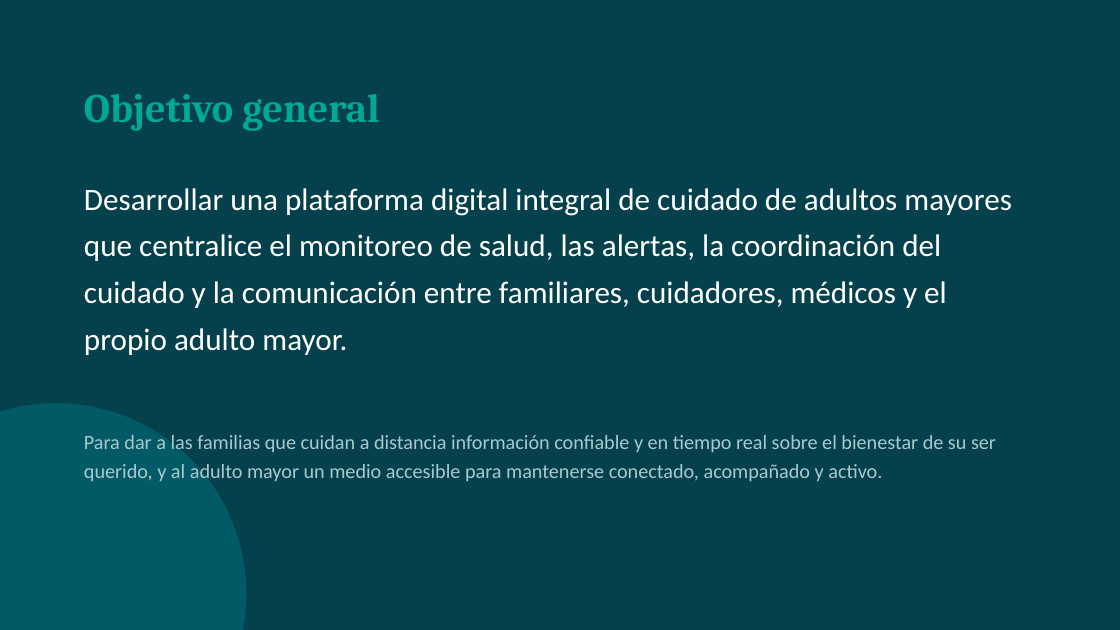
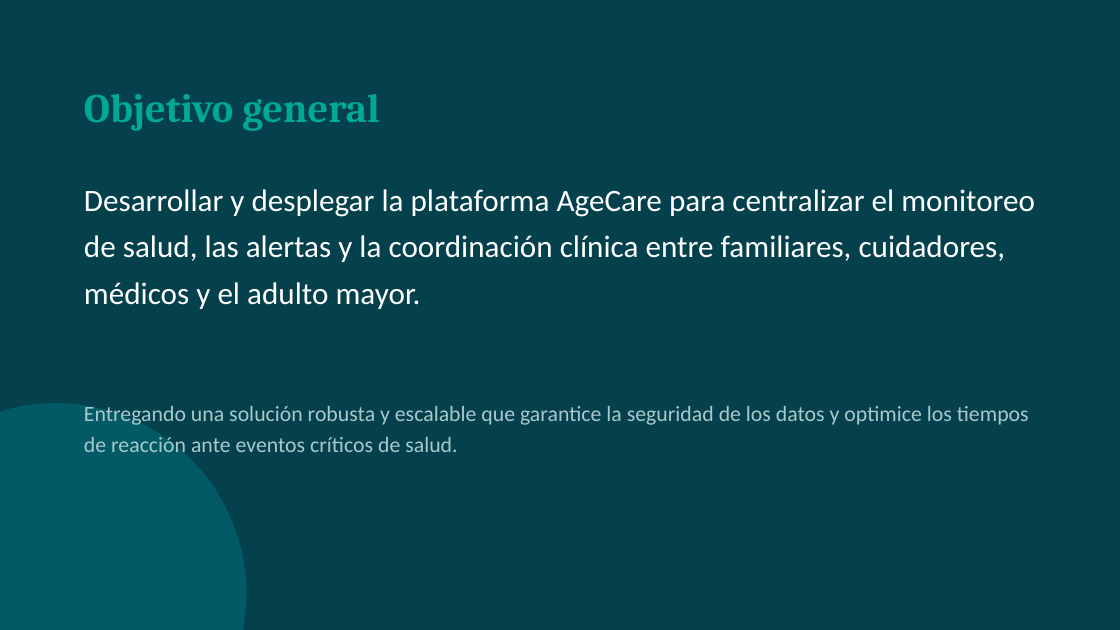
Before and after one commit to Jaacern/G1_CAPSTONE_003D, a slide deck: slide 5 of Fase 1/Evidencias Grupales/Presentación idea de proyecto.pptx. Drawn at 1120x630 pixels with LibreOffice and Linux fonts; fonts in the diff are those of the drawing. Boxes give left, top, right and bottom in pixels: in the first picture for what was removed or moved away, otherwise in the second. Text is boxed around its words. In the diff, an @@ line names an element or a change of style, - is before the commit and + after.

```diff
--- a/Fase 1/Evidencias Grupales/Presentación idea de proyecto.pptx
+++ b/Fase 1/Evidencias Grupales/Presentación idea de proyecto.pptx
@@ text at [84, 189, 1035, 309]: text changed @@
-Desarrollar una plataforma digital integral de cuidado de adultos mayores que centralice el monitoreo de salud, las alertas, la coordinación del cuidado y la comunicación entre familiares, cuidadores, médicos y el propio adulto mayor.
+Desarrollar y desplegar la plataforma AgeCare para centralizar el monitoreo de salud, las alertas y la coordinación clínica entre familiares, cuidadores, médicos y el adulto mayor.
@@ text added at [84, 406, 1029, 452], 14 pt, text #A8C9CC @@
+Entregando una solución robusta y escalable que garantice la seguridad de los datos y optimice los tiempos de reacción ante eventos críticos de salud.
@@ text removed at [84, 435, 996, 482] @@
-Para dar a las familias que cuidan a distancia información confiable y en tiempo real sobre el bienestar de su ser querido, y al adulto mayor un medio accesible para mantenerse conectado, acompañado y activo.
```
Also in this commit, not shown: 8 other slides changed, 1 other file.
